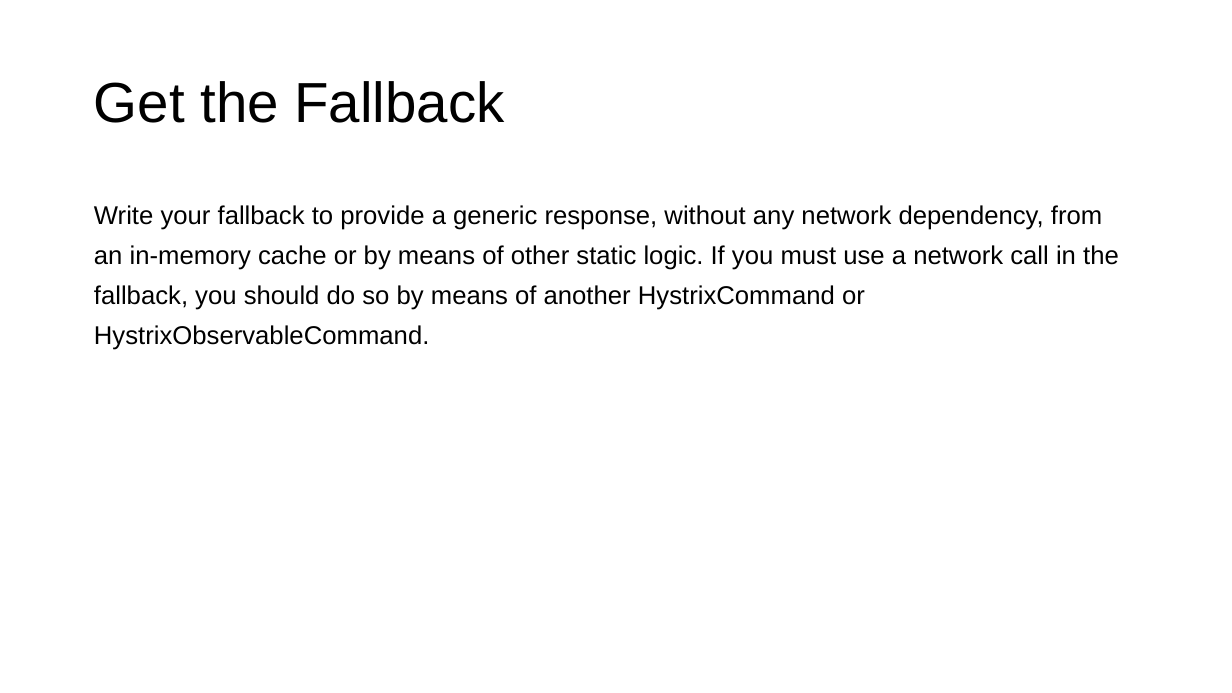
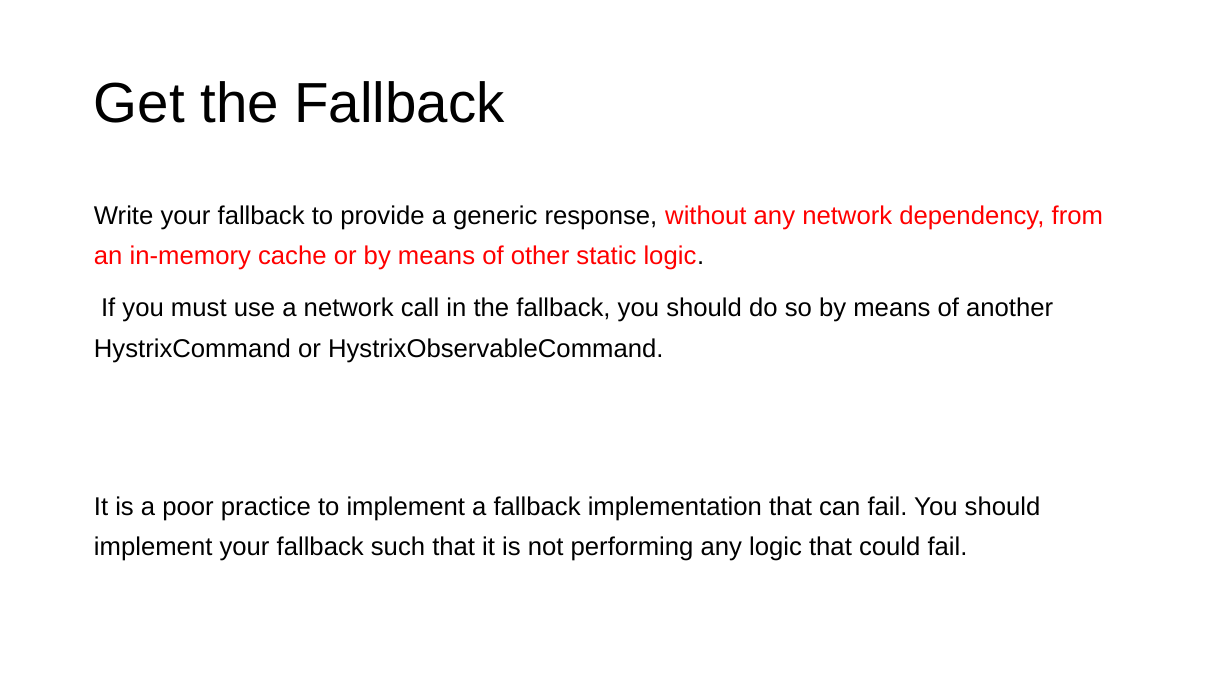
Before and after one commit to zy475459736/progress, a slide deck: slide 10 of springboot/hystrix/hystrix.pptx (slide 8 before the commit). Drawn at 1232x693 pixels with LibreOffice and Linux fonts; fonts in the diff are those of the drawing. Boxes give left, top, right and bottom in pixels: in the first picture for what was removed or moved away, otherwise in the second. Text is boxed around its words. In the diff, an @@ line names an element or a change of style, - is before the commit and + after.

```diff
--- a/springboot/hystrix/hystrix.pptx
+++ b/springboot/hystrix/hystrix.pptx
@@ text at bbox=[94, 205, 1103, 561]: text changed @@
-Write your fallback to provide a generic response, without any network dependency, from an in-memory cache or by means of other static logic. If you must use a network call in the fallback, you should do so by means of another HystrixCommand or HystrixObservableCommand.
+Write your fallback to provide a generic response, without any network dependency, from an in-memory cache or by means of other static logic.
+If you must use a network call in the fallback, you should do so by means of another HystrixCommand or HystrixObservableCommand.
+It is a poor practice to implement a fallback implementation that can fail. You should implement your fallback such that it is not performing any logic that could fail.
```
Also in this commit, not shown: 10 other slides changed, 15 slides added, 1 slide removed.
